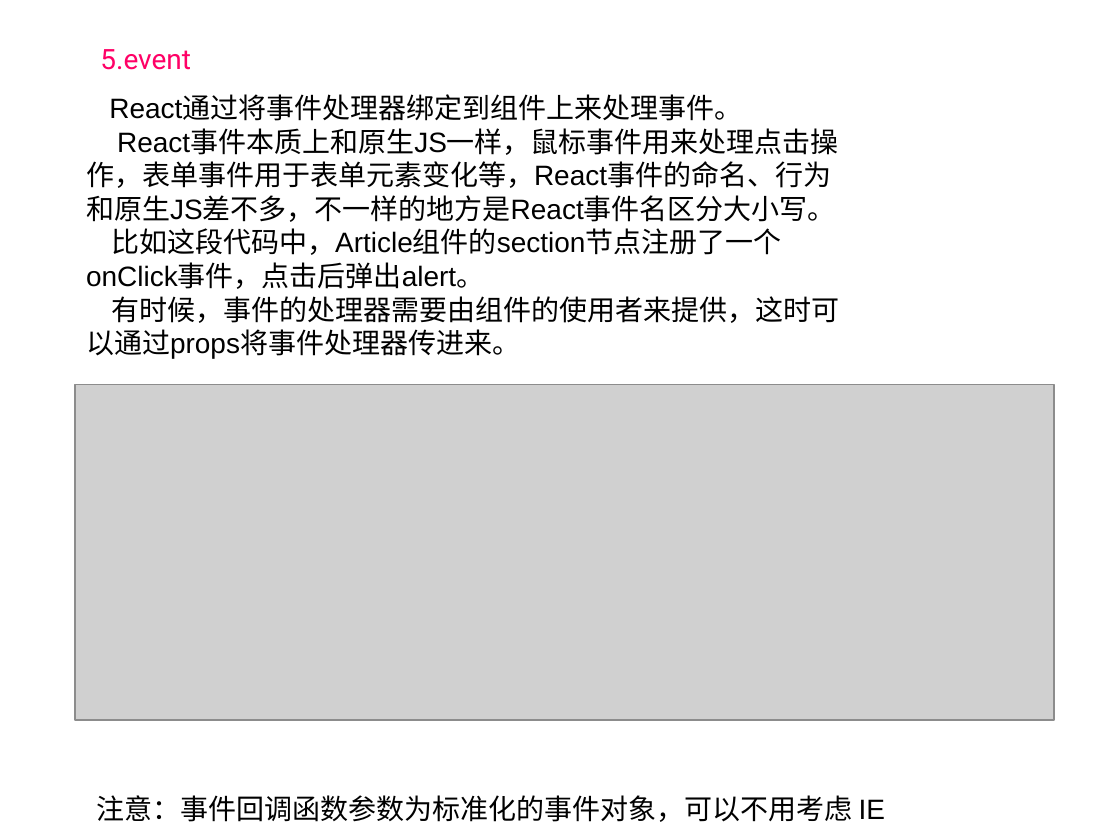
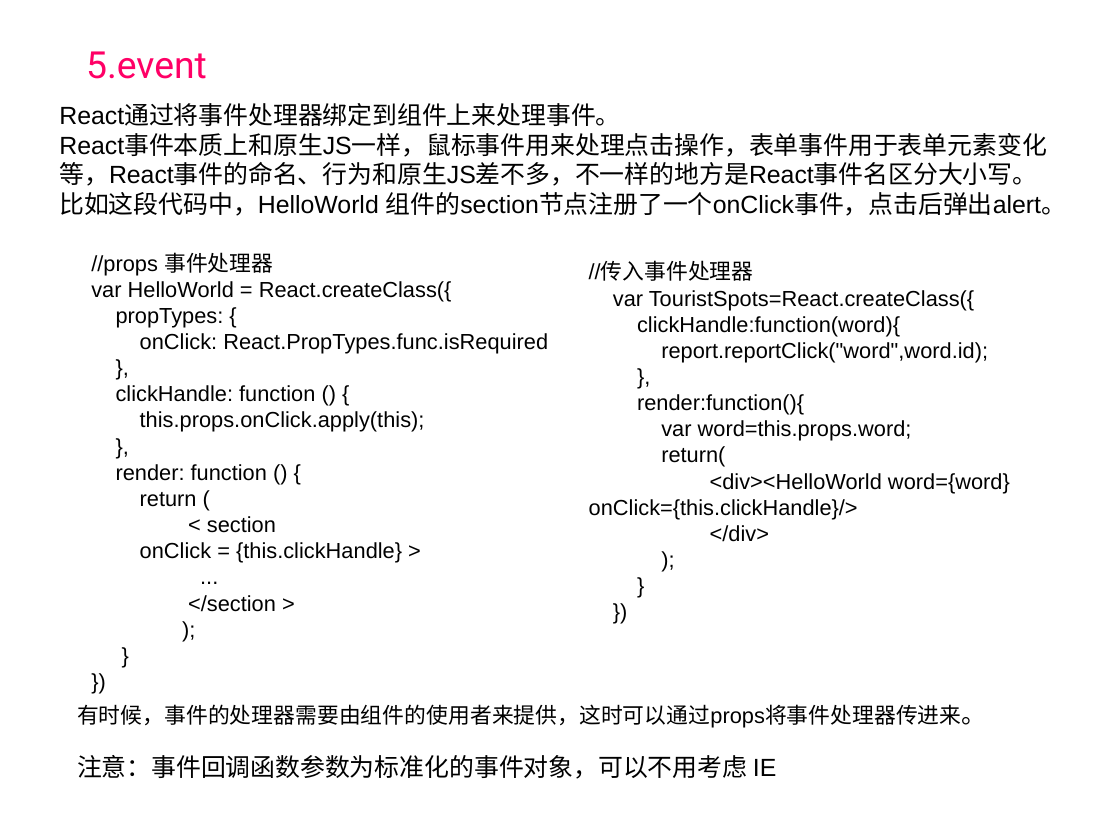
Before and after one commit to guanmeiqi/react-basicKnowledges, a slide deck: slide 24 of react.ppt (slide 22 before the commit). Drawn at 1120x840 pixels with LibreOffice and Linux fonts; fonts in the diff are those of the drawing; grey boxes stand for pictures; background and template pictures are left out. Boxes give left, top, right and bottom in pixels: in the first picture for what was removed or moved away, otherwise in the second. Text is boxed around its words. In the diff, an @@ line names an element or a change of style, - is before the commit and + after.

```diff
--- a/react.ppt
+++ b/react.ppt
@@ text "5.event": place and size @@
-text "5.event" at [100,49,191,70]
+text "5.event" at [86,51,207,79]
@@ text "5.event" at [86,51,207,79]: size 18 to 24 pt @@
@@ text "React通过将事件处理器绑定到组件上来处理事件。": place and size @@
-text "React通过将事件处理器绑定到组件上来处理事件。" at [86,96,839,359]
+text "React通过将事件处理器绑定到组件上来处理事件。" at [59,104,1066,216]
@@ text at [59,104,1047,186]: size 18 to 16 pt in "React通过将事件处理器绑定到组件上来处理事件。", "React事件本质上和原生JS一样，鼠标事件用来处理点击操作，表单事件用于表单元素变化等，React事件的命名、行为和原 ..." @@
@@ text at [59,192,1066,216]: text changed; size 18 to 16 pt @@
-比如这段代码中，Article组件的section节点注册了一个onClick事件，点击后弹出alert。
-有时候，事件的处理器需要由组件的使用者来提供，这时可以通过props将事件处理器传进来。
+比如这段代码中，HelloWorld 组件的section节点注册了一个onClick事件，点击后弹出alert。
@@ text added at [91,252,548,612], 14 pt, text #000000 @@
+//props 事件处理器
+var HelloWorld = React.createClass({
+propTypes: {
+onClick: React.PropTypes.func.isRequired
+},
+clickHandle: function () {
+this.props.onClick.apply(this);
+},
+render: function () {
+return (
+< section
+onClick = {this.clickHandle} >
+...
+</section >
+);
+}
+})
@@ text added at [589,262,1010,542], 14 pt, text #000000 @@
+//传入事件处理器
+var TouristSpots=React.createClass({
+clickHandle:function(word){
+report.reportClick("word",word.id);
+},
+render:function(){
+var word=this.props.word;
+return(
+<div><HelloWorld word={word} onClick={this.clickHandle}/>
+</div>
+);
+}
+})
@@ picture removed at [75,385,1054,720] @@
@@ text added at [77,704,987,728], 14 pt, text #000000 @@
+有时候，事件的处理器需要由组件的使用者来提供，这时可以通过props将事件处理器传进来。
@@ text "注意：事件回调函数参数为标准化的事件对象，可以不用考虑 IE": place and size @@
-text "注意：事件回调函数参数为标准化的事件对象，可以不用考虑 IE" at [96,795,885,822]
+text "注意：事件回调函数参数为标准化的事件对象，可以不用考虑 IE" at [77,755,776,779]
@@ text "注意：事件回调函数参数为标准化的事件对象，可以不用考虑 IE" at [77,755,776,779]: size 18 to 16 pt @@
```
Also in this commit, not shown: 19 other slides changed, 2 slides added, 4 slides removed, 38 other files.
